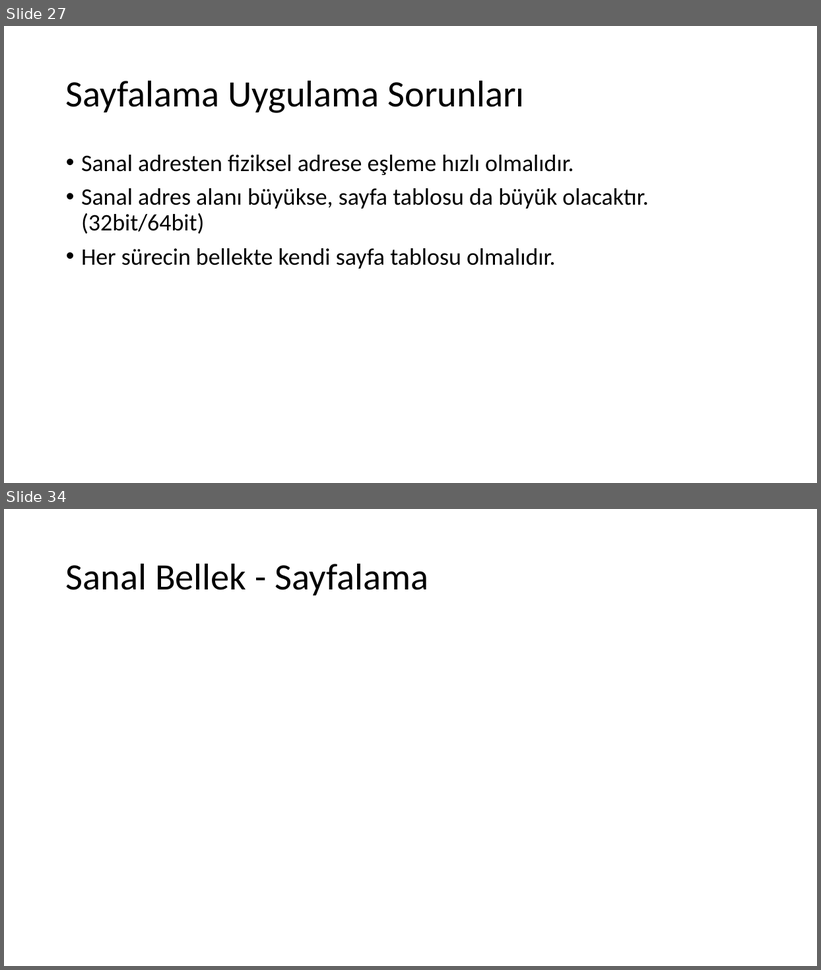
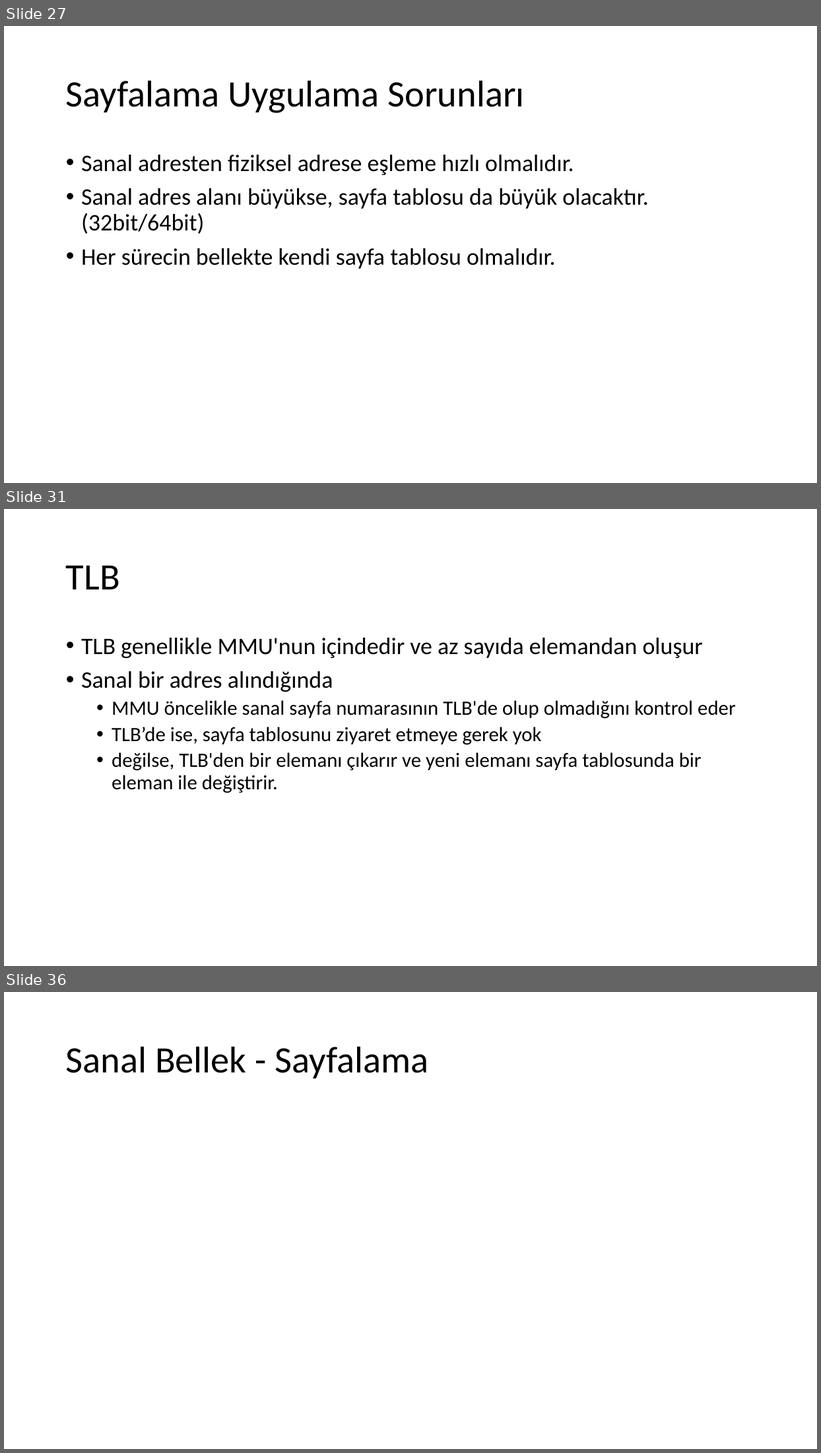
Before and after one commit to sercankulcu/sercankulcu.github.io, a slide deck: files/os/3_Bolum_3_Bellek.pptx. Shown one above the other, each under a label of ours: slides 27 and 34 before the commit, slides 27, 31 and 36 after it; the slides between them are not shown. The pictures are 821x970 and 821x1453 pixels, drawn with LibreOffice and Linux fonts; fonts in the diff are those of the drawing. Boxes give left, top, right and bottom in pixels: in the first picture for what was removed or moved away, otherwise in the second. Text is boxed around its words. In the diff, an @@ line names an element or a change of style, - is before the commit and + after.

```diff
--- a/files/os/3_Bolum_3_Bellek.pptx
+++ b/files/os/3_Bolum_3_Bellek.pptx
@@ slide 31 added at <box>4,509,817,966</box>, background #FFFFFF @@
@@ title added at <box>66,565,120,590</box>, 44 pt, text #000000 @@
+TLB
@@ text added at <box>81,638,735,793</box>, 24 pt, text #000000 @@
+• TLB genellikle MMU'nun içindedir ve az sayıda elemandan oluşur
+• Sanal bir adres alındığında
+  • MMU öncelikle sanal sayfa numarasının TLB'de olup olmadığını kontrol eder
+  • TLB’de ise, sayfa tablosunu ziyaret etmeye gerek yok
+  • değilse, TLB'den bir elemanı çıkarır ve yeni elemanı sayfa tablosunda bir eleman ile değiştirir.
@@ what was slide 34 is now slide 36 @@
```
Also in this commit, not shown: 2 slides changed, 5 other slides added, 4 slides removed, 1 other file.
